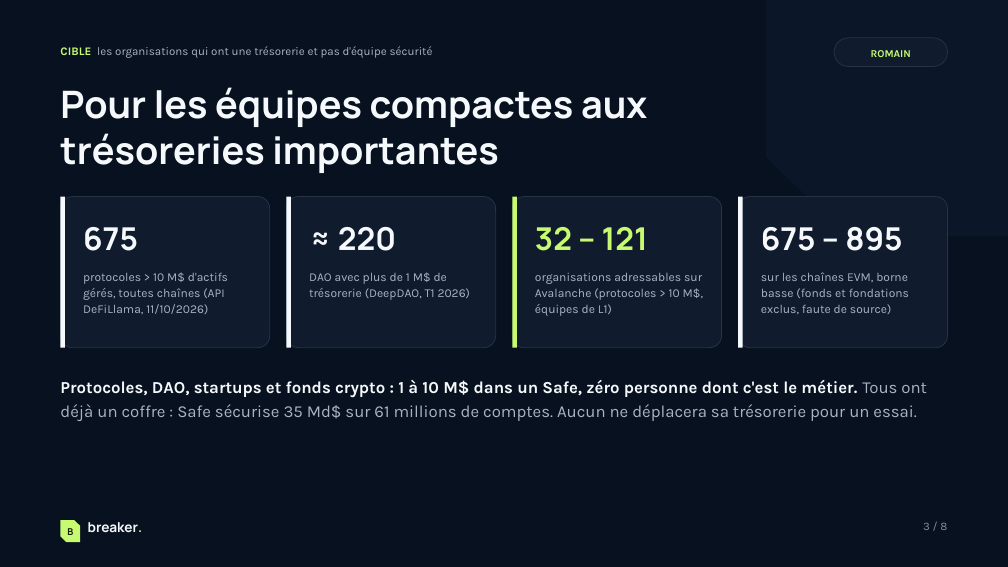
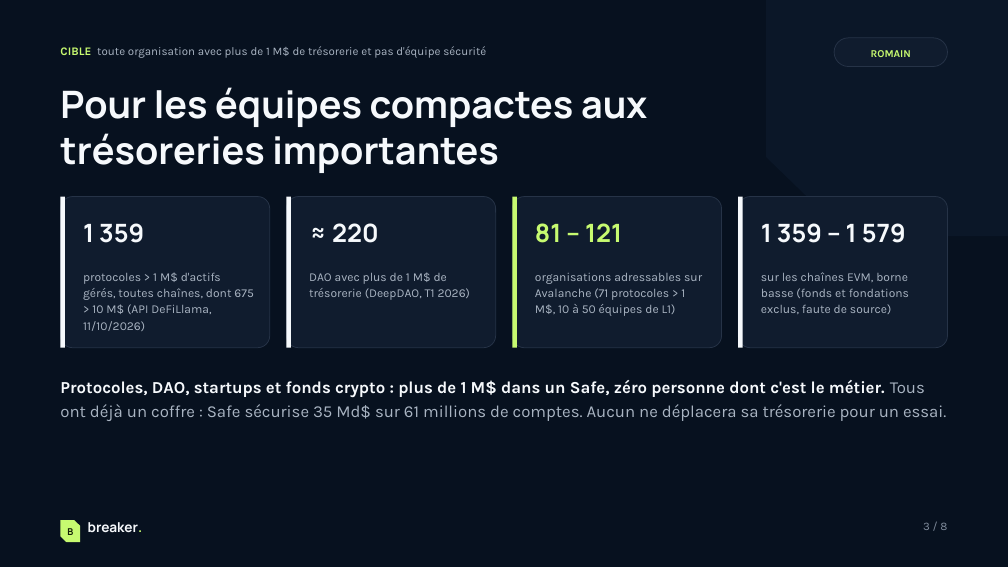
Before and after one commit to veryromain/hackathon-ia-cyber-romain-timeo, a slide deck: slide 3 of shared/pitch/Breaker-pitch.pptx. Drawn at 1008x567 pixels with LibreOffice and Linux fonts; fonts in the diff are those of the drawing. Boxes give left, top, right and bottom in pixels: in the first picture for what was removed or moved away, otherwise in the second. Text is boxed around its words. In the diff, an @@ line names an element or a change of style, - is before the commit and + after.

```diff
--- a/shared/pitch/Breaker-pitch.pptx
+++ b/shared/pitch/Breaker-pitch.pptx
@@ text at bbox=[60, 46, 486, 58]: text changed @@
-CIBLE les organisations qui ont une trésorerie et pas d'équipe sécurité
+CIBLE toute organisation avec plus de 1 M$ de trésorerie et pas d'équipe sécurité
@@ text at bbox=[83, 223, 144, 243]: text changed; size 30 to 24 pt @@
-675
+1 359
@@ text "≈ 220" at bbox=[332, 223, 379, 243]: size 30 to 24 pt @@
@@ text at bbox=[535, 223, 622, 243]: text changed; size 30 to 24 pt @@
-32 – 121
+81 – 121
@@ text at bbox=[761, 223, 906, 243]: text changed; size 30 to 24 pt @@
-675 – 895
+1 359 – 1 579
@@ text at bbox=[83, 273, 253, 331]: text changed @@
-protocoles > 10 M$ d'actifs gérés, toutes chaînes (API DeFiLlama, 11/10/2026)
+protocoles > 1 M$ d'actifs gérés, toutes chaînes, dont 675 > 10 M$ (API DeFiLlama, 11/10/2026)
@@ text at bbox=[535, 273, 702, 316]: text changed @@
-organisations adressables sur Avalanche (protocoles > 10 M$, équipes de L1)
+organisations adressables sur Avalanche (71 protocoles > 1 M$, 10 à 50 équipes de L1)
@@ text at bbox=[60, 380, 946, 421]: text changed @@
-Protocoles, DAO, startups et fonds crypto : 1 à 10 M$ dans un Safe, zéro personne dont c'est le métier. Tous ont déjà un coffre : Safe sécurise 35 Md$ sur 61 millions de comptes. Aucun ne déplacera sa trésorerie pour un essai.
+Protocoles, DAO, startups et fonds crypto : plus de 1 M$ dans un Safe, zéro personne dont c'est le métier. Tous ont déjà un coffre : Safe sécurise 35 Md$ sur 61 millions de comptes. Aucun ne déplacera sa trésorerie pour un essai.
```
Also in this commit, not shown: 1 other slide changed, 58 other files.
